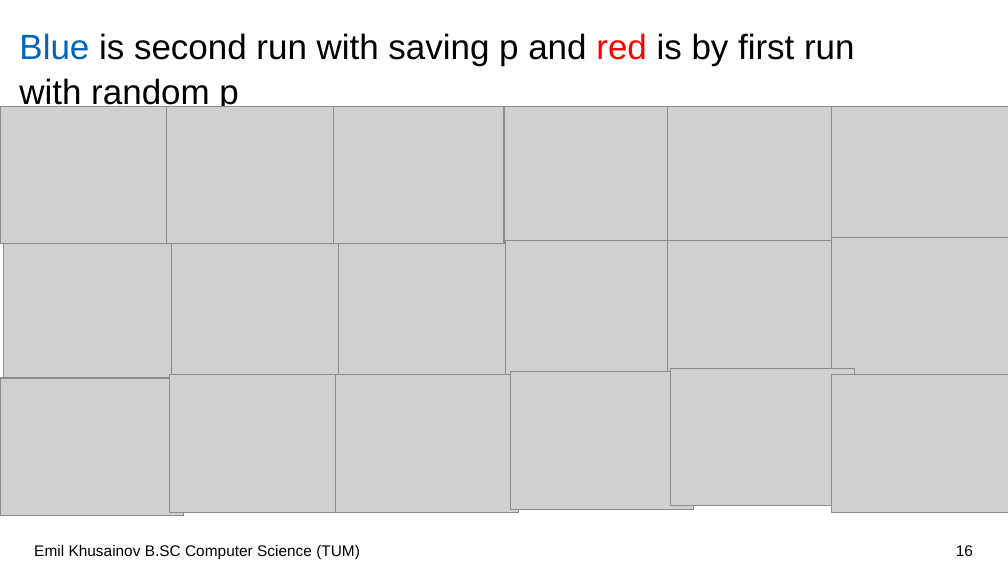
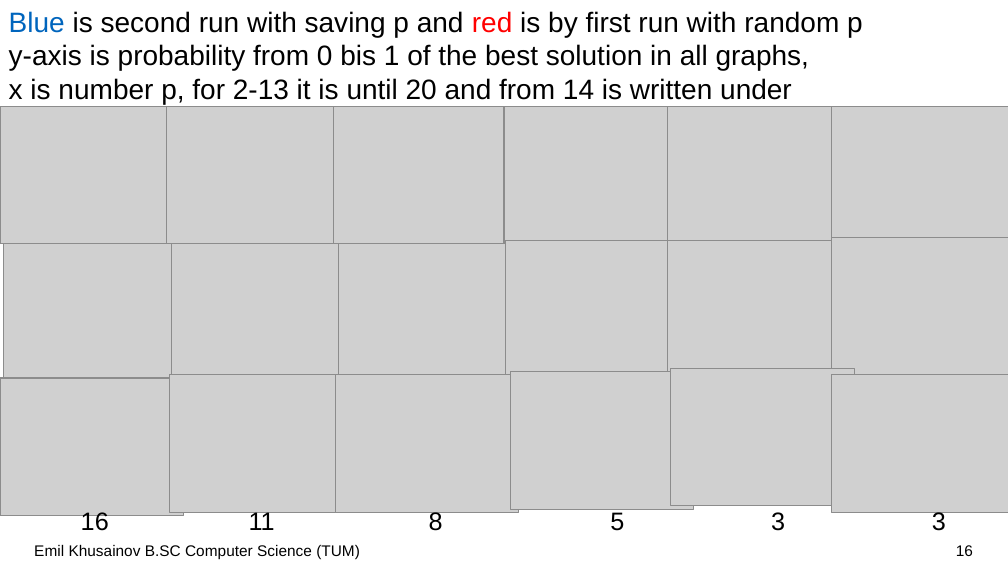
Before and after one commit to emilkanic0909/MaxCutQuiskitSeminar, a slide deck: slide 16 of Khuisainov MaxCut Presentation.pptx. Drawn at 1008x567 pixels with LibreOffice and Linux fonts; fonts in the diff are those of the drawing; grey boxes stand for pictures; background and template pictures are left out. Boxes give left, top, right and bottom in pixels: in the first picture for what was removed or moved away, otherwise in the second. Text is boxed around its words. In the diff, an @@ line names an element or a change of style, - is before the commit and + after.

```diff
--- a/Khuisainov MaxCut Presentation.pptx
+++ b/Khuisainov MaxCut Presentation.pptx
@@ title at bbox=[9, 11, 863, 104]: text changed; size 25 to 20 pt @@
-Blue is second run with saving p and red is by first run with random p
+Blue is second run with saving p and red is by first run with random p
+y-axis is probability from 0 bis 1 of the best solution in all graphs,
+x is number p, for 2-13 it is until 20 and from 14 is written under
@@ text added at bbox=[81, 510, 946, 531], 18 pt, text #000000 @@
+16 11 8 5 3 3
```
Also in this commit, not shown: 4 other slides changed, 1 slide added, 2 other files.
